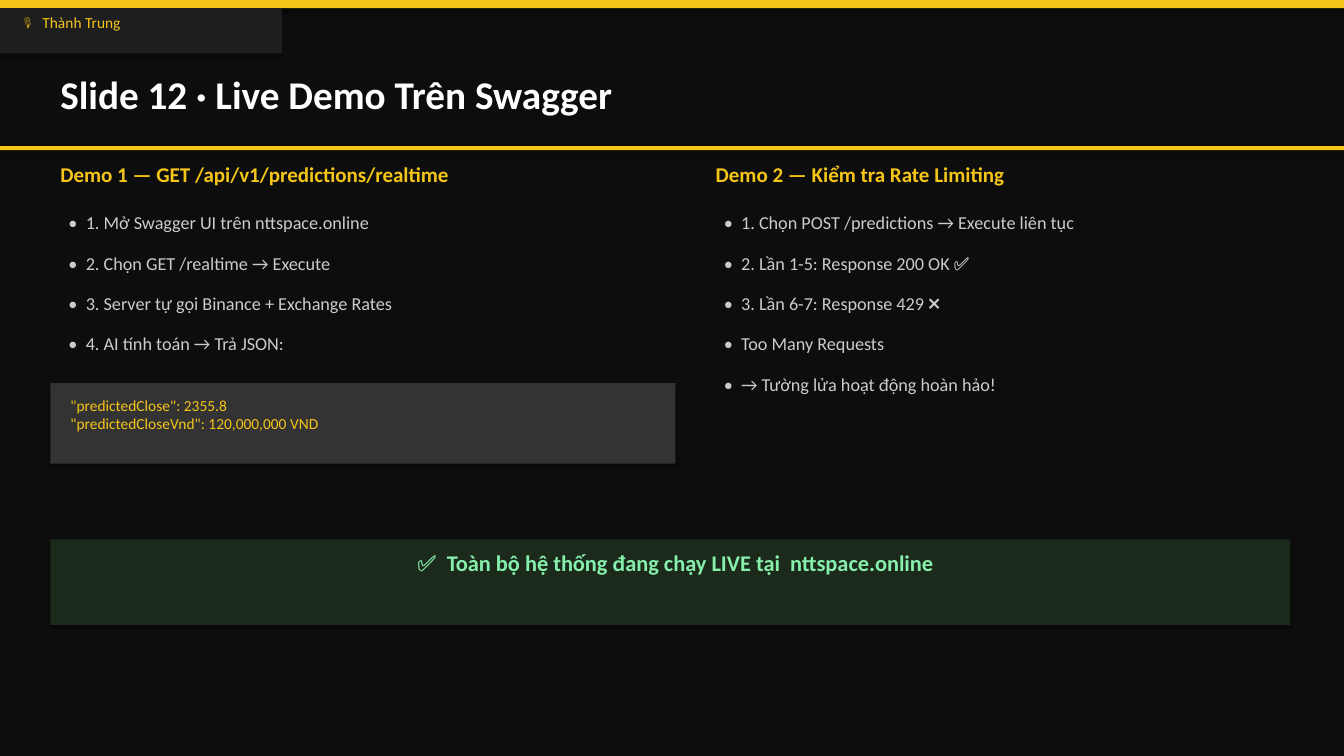
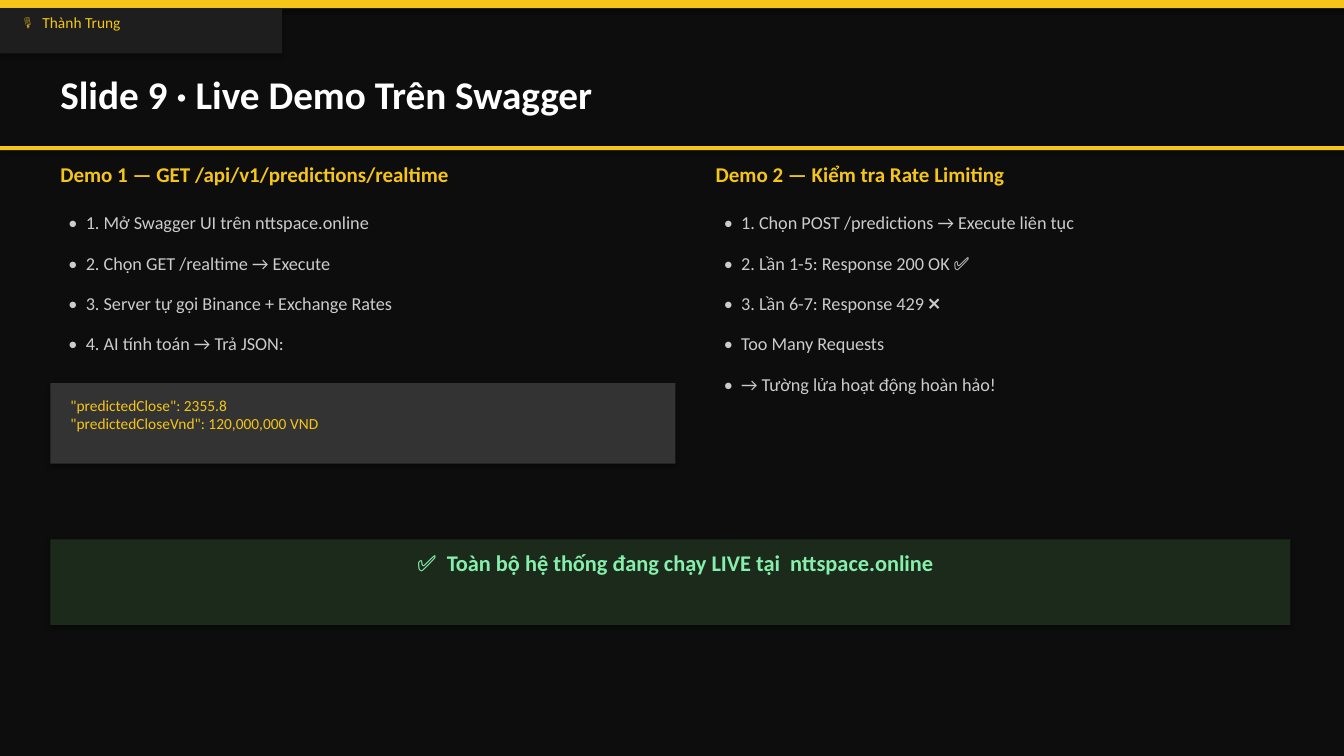
Before and after one commit to ThanhTrunggDEV/Group3, a slide deck: slide 13 of X-AURUM_Presentation.pptx. Drawn at 1344x756 pixels with LibreOffice and Linux fonts; fonts in the diff are those of the drawing. Boxes give left, top, right and bottom in pixels: in the first picture for what was removed or moved away, otherwise in the second. Text is boxed around its words. In the diff, an @@ line names an element or a change of style, - is before the commit and + after.

```diff
--- a/X-AURUM_Presentation.pptx
+++ b/X-AURUM_Presentation.pptx
@@ text at (60, 81, 592, 116): text changed @@
-Slide 12 · Live Demo Trên Swagger
+Slide 9 · Live Demo Trên Swagger
```
Also in this commit, not shown: 3 other slides changed, 3 slides added, 1 other file.
